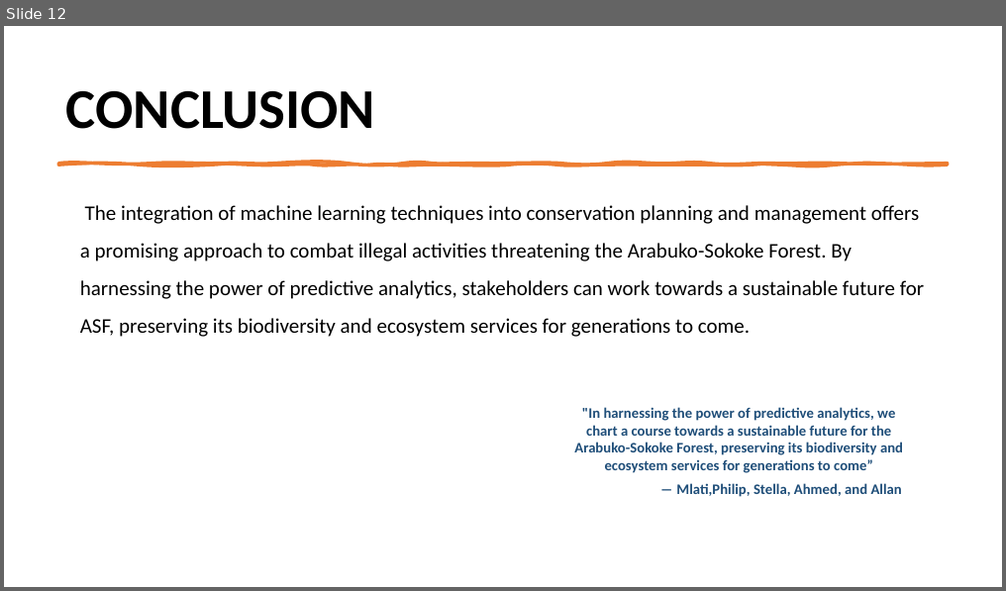
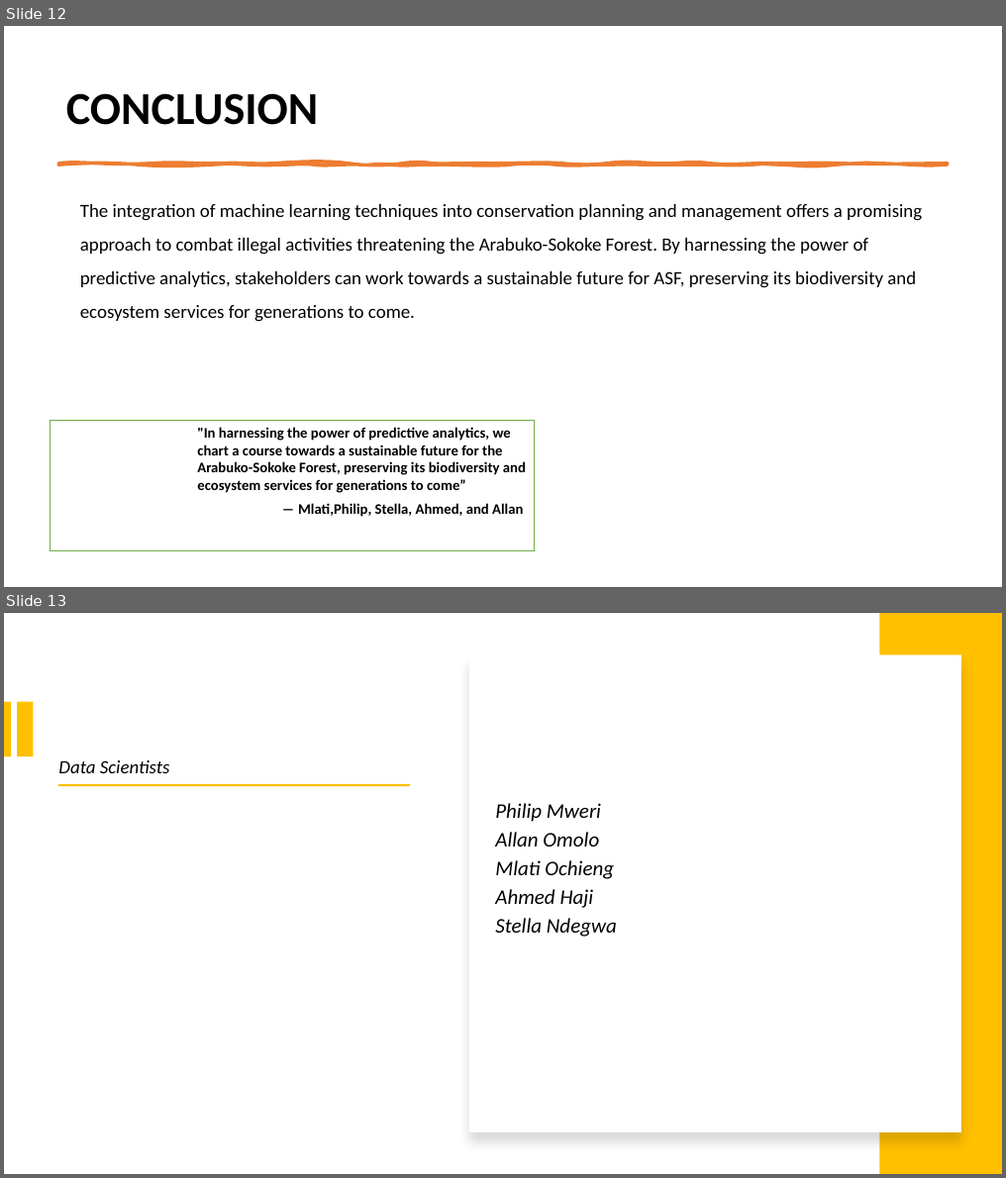
Before and after one commit to dukebaya/Phase-5-Capstone-Project-Team-15, a slide deck: Final presentation Leveraging Machine Learning to Combat Bushmeat Poaching.pptx. Shown one above the other, each under a label of ours: slide 12 before the commit, slides 12 and 13 after it. The pictures are 1006x591 and 1006x1178 pixels, drawn with LibreOffice and Linux fonts; fonts in the diff are those of the drawing. Boxes give left, top, right and bottom in pixels: in the first picture for what was removed or moved away, otherwise in the second. Text is boxed around its words. In the diff, an @@ line names an element or a change of style, - is before the commit and + after.

```diff
--- a/Final presentation Leveraging Machine Learning to Combat Bushmeat Poaching.pptx
+++ b/Final presentation Leveraging Machine Learning to Combat Bushmeat Poaching.pptx
@@ slide 13 added at (4,613,1002,1174), background #FFFFFF @@
@@ rectangle added at (880,613,1002,1174), fill #FFC000 @@
@@ rectangle added at (469,655,961,1133), fill #FFFFFF @@
@@ rectangle added at (4,701,12,757), fill #FFC000 @@
@@ rectangle added at (17,701,33,757), fill #FFC000 @@
@@ text added at (58,761,170,773), 18 pt, text #000000, italic @@
+Data Scientists
@@ rectangle added at (58,784,411,786), fill #FFC000 @@
@@ text added at (495,803,617,937), 20 pt, text #000000, italic @@
+Philip Mweri
+Allan Omolo
+Mlati Ochieng
+Ahmed Haji
+Stella Ndegwa
@@ slide 12 changed as well @@
@@ title "CONCLUSION" at (66,93,318,125): size 54 to 44 pt @@
@@ text "The integration of machine learning ..." at (80,204,922,322): size 20 to 18 pt @@
@@ rectangle ""In harnessing the power of ...": place and size @@
-rectangle ""In harnessing the power of ..." at (574,407,903,497)
+rectangle ""In harnessing the power of ..." at (50,421,534,552)
@@ rectangle ""In harnessing the power of ..." at (50,421,534,552): text colour #1F4E79 to #000000; alignment centre to left; fill none to #FFFFFF; outline none to #70AD47 1 pt @@
```
Also in this commit, not shown: 11 other slides changed, 4 other files.
